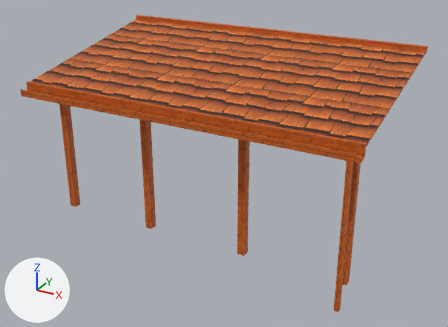
An edit to the FBX model Assets/Art/PANDANIN/ev parçaları 3/Roof_Porch_6x3.fbx, drawn before and after from the same camera.
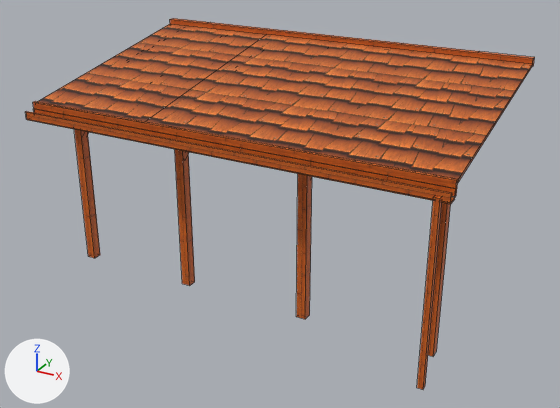
The first picture shows the older version from a 50 mm lens placed at (5.34, -9.65, 5.97), pointed at (0.13, -0.17, 1.23). The close-ups show the older and then the newer version on the part from 0% to 100% of the width and 0% to 100% of the height of that picture. Only the edits that show in the close-ups are written down. Lighting does not change. The marker at lower left points along +X, +Y and +Z. The close-ups show mesh edges as thin lines. Where no turn or scale is listed for an object, it has been applied to the vertices. Vertices at exactly the same position are counted once.

Objects in the first close-up: 'Roof_Porch_6x3'.
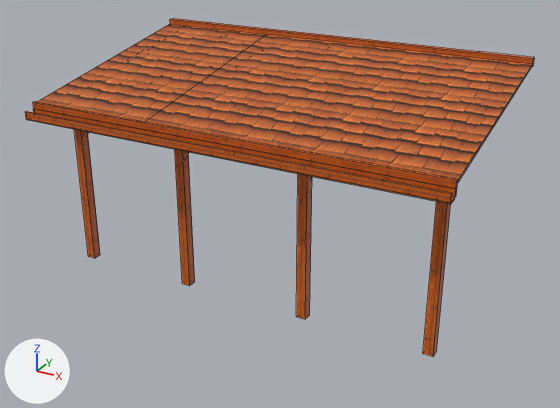
Boxes (x1, y1, x2, y2) around the edits, measured in the close-ups (560 x 408 px):
'Roof_Porch_6x3', reshaped (9% shorter)
    before: (25, 18, 535, 390)
    after: (25, 18, 535, 356)
part 1 of me_roof_porch_6x3, deleted (brown)
    before: (417, 196, 442, 390)
part 2 of me_roof_porch_6x3, surface changed
    both: (36, 24, 534, 356)

What changed in the scene script:
```text
Change me_roof_porch_6x3:
    used by ob_roof_porch_6x3; location = (0.0, 0.0, 0.0)
    remove me_roof_porch_6x3.from_pydata(...)  # 204 vertices, 148 faces; spans x -3.2..3.2, y -1.87..1.88, z 0.0..3.41
    add me_roof_porch_6x3.from_pydata(...)  # 196 vertices, 142 faces; spans x -3.2..3.2, y -1.84..1.88, z 0.0..3.41
    me_roof_porch_6x3 part 1: the loose piece of 8 vertices spanning x 3.01..3.09, y -1.87..-1.79, z 0.0..2.58 is deleted
    me_roof_porch_6x3 part 2: 91 kept faces spanning x -3.2..3.2, y -1.84..1.88, z 0.0..3.41 get new texture (UV) coordinates
```
